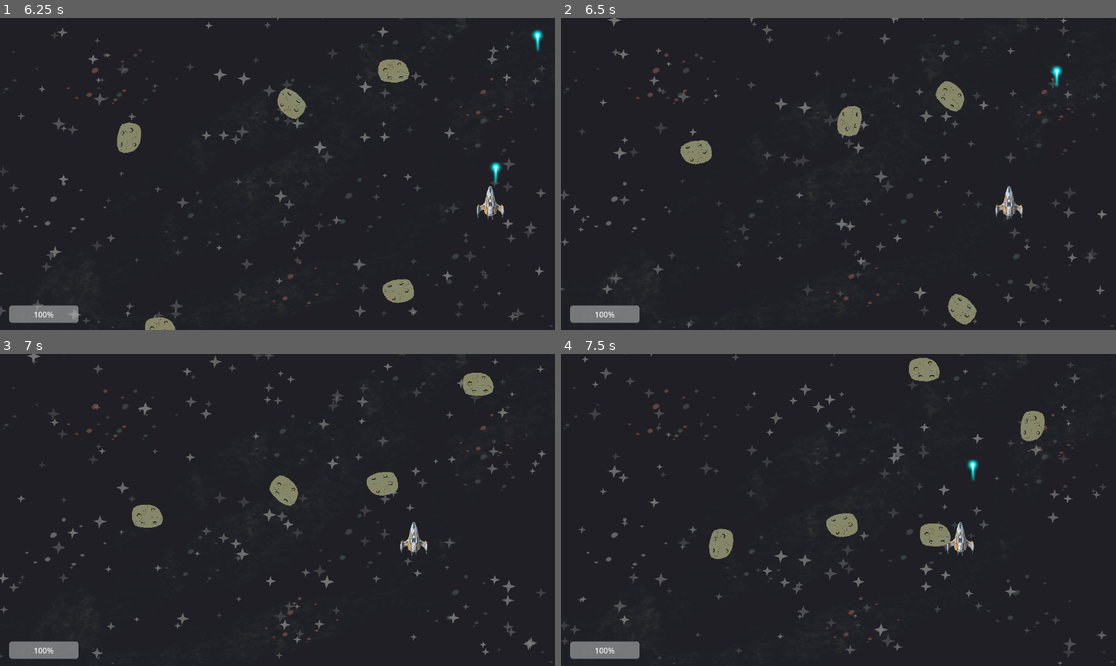
Above: before the commit, frames 1-4 (two rows, left to right).
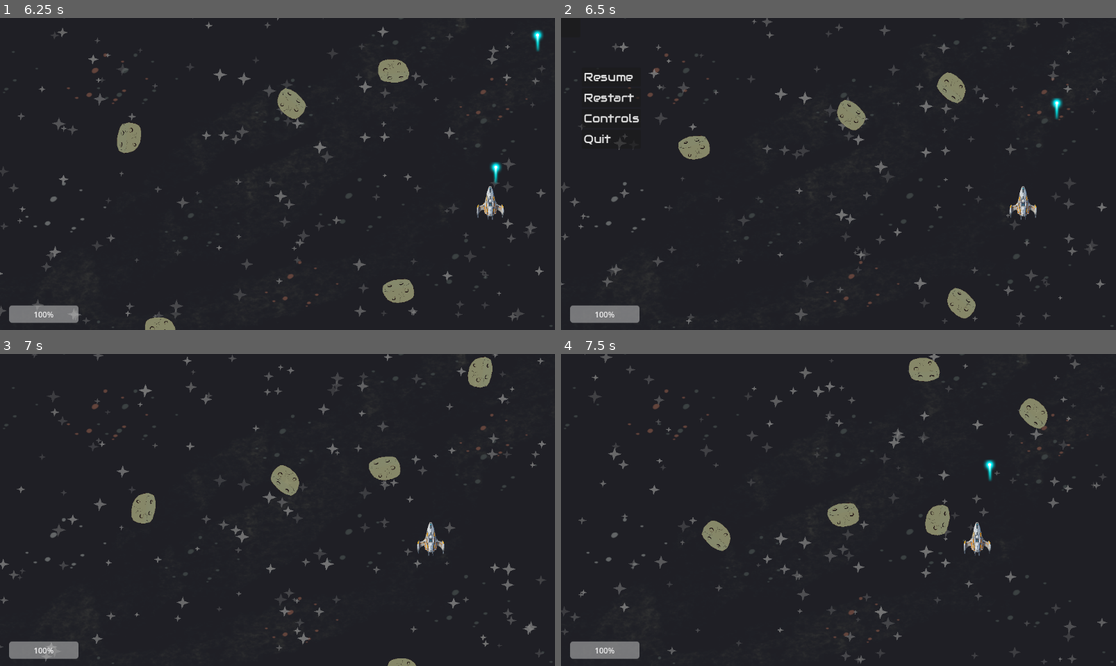
Above: after the commit, the same moments.

Repository: Niarb144/Project-Hermes
Game: Godot game, scene res://Scenes/main_menu.tscn
The game is run twice, just before and just after one commit, with the same random seed, the same clock (stepped at 60 frames per second) and the same inputs. Video files are missing from this copy of the repository; at most half a second of black plays in their place.
Inputs (mouse positions are in pixels of both pictures, inside the frame that each line leads up to):
- Up to frame 1 (6.25 s): click "Controls" at 0.5 s; click "Back <" at 1.25 s; click "PLay" at 2 s; hold Right (move_right) 2.78-3.53 s; hold Space (shoot) 2.78-3.53 s; hold S (move_down) 3.53-4.28 s; tap Space (shoot) at 3.6, 5.1 s; hold Right (move_right) 4.28-5.03 s; hold Space (shoot) 4.28-5.03 s; hold Up (move_up) 5.03-5.78 s; hold Left (move_left) from 5.78 s (still down); hold Space (shoot) from 5.78 s (still down)
- Up to frame 2 (6.5 s): keep holding Left (move_left); keep holding Space (shoot); tap Escape (pause, bound only after the commit) at 6.4 s
- Up to frame 3 (7 s): release Left (move_left) at 6.5 s; release Space (shoot) at 6.5 s; click (49, 413) at 6.5 s, where only the run after the commit has a clickable "Resume"
- Up to frame 4 (7.5 s): hold Left (move_left) from 7.28 s (still down); tap Space (shoot) at 7.35 s

Frame 1 is identical in both runs. In frame 2, 5.2% of the frame differs, in the area x 0-99%, y 0-100%; in frame 3, 5.8%; in frame 4, 5.7%.

Commit message:
Create Pause Menu

Diff:
--- a/Scenes/game_over_ui.gd
+++ b/Scenes/game_over_ui.gd
@@ -11,15 +11,15 @@
 	restart_button.pressed.connect(_on_restart_pressed)
 	quit_button.pressed.connect(_on_quit_pressed)
 
-func show_game_over(killed: int, total: int):
+func show_game_over(progress: float):
 	show()
 	get_tree().paused = true
 
-	progress_bar.max_value = total
-	progress_bar.value = killed
+	var percent := int(progress * 100)
+	progress_bar.max_value = 100
+	progress_bar.value = percent
 
-	var percent := int((killed / float(total)) * 100)
-	progress_label.text = "Objective: %d%% (%d / %d)" % [percent, killed, total]
+	progress_label.text = "Objective: %d%% Complete" % percent
 
 func _on_restart_pressed():
 	get_tree().paused = false
@@ -27,4 +27,4 @@
 	print("Restart Game")
 
 func _on_quit_pressed():
-	get_tree().quit()
+	get_tree().change_scene_to_file("res://Scenes/main_menu.tscn")
--- a/Scenes/level_manager.gd
+++ b/Scenes/level_manager.gd
@@ -23,6 +23,10 @@
 var player_alive := true
 var spawning := false
 var wave_ending := false
+var boss_spawned := false
+var boss_defeated := false
+var game_over := false
+
 
 
 func _ready():
@@ -105,6 +109,9 @@
 # Boss handling
 # --------------------------
 func spawn_boss():
+	boss_spawned = true
+	boss_defeated = false
+
 	var boss = boss_enemy.instantiate()
 	boss.position = Vector2(
 		get_viewport().size.x / 2,
@@ -115,24 +122,39 @@
 
 
 func _on_boss_died():
+	boss_defeated = true
 	level_complete()
-
 
 # --------------------------
 # Player death
 # --------------------------
 func _on_player_died():
 	player_alive = false
+	game_over = true
 	spawning = false
 
 	if game_over_ui:
-		game_over_ui.show_game_over(enemies_killed, enemies_to_kill)
+		game_over_ui.show_game_over(get_level_progress())
 
 	print("GAME OVER")
-
 
 # --------------------------
 # Level complete
 # --------------------------
 func level_complete():
 	print("LEVEL COMPLETE!")
+
+func get_level_progress() -> float:
+	var wave_progress := enemies_killed / float(enemies_to_kill)
+
+	# Clamp safety
+	wave_progress = clamp(wave_progress, 0.0, 1.0)
+
+	var progress := wave_progress * 0.66
+
+	if boss_spawned:
+		if boss_defeated:
+			progress += 0.34
+		# else: boss alive → no extra progress
+
+	return progress
--- /dev/null
+++ b/Scenes/pause_menu.gd
@@ -0,0 +1,48 @@
+extends CanvasLayer
+
+@export var level_manager: Node
+@onready var controls_panel := $Panel/ControlsPanel
+
+func _ready():
+	hide()
+	controls_panel.hide()
+
+func _input(event):
+	if event.is_action_pressed("pause"):
+		toggle_pause()
+		get_viewport().set_input_as_handled()
+
+func toggle_pause():
+	if level_manager and level_manager.game_over:
+		return
+
+	if get_tree().paused:
+		resume()
+	else:
+		pause()
+
+func pause():
+	show()
+	get_tree().paused = true
+
+func resume():
+	hide()
+	controls_panel.hide()
+	get_tree().paused = false
+
+func _on_resume_button_pressed():
+	resume()
+
+func _on_restart_button_pressed():
+	get_tree().paused = false
+	get_tree().reload_current_scene()
+
+func _on_controls_button_pressed():
+	controls_panel.show()
+
+func _on_back_button_pressed():
+	controls_panel.hide()
+
+func _on_quit_button_pressed():
+	get_tree().paused = false
+	get_tree().change_scene_to_file("res://Scenes/main_menu.tscn")
--- /dev/null
+++ b/Scenes/pause_menu.tscn
@@ -0,0 +1,90 @@
+[gd_scene load_steps=4 format=3 uid="uid://bk4ov78wur0xf"]
+
+[ext_resource type="Script" uid="uid://dugk2dkbsmcfe" path="res://Scenes/pause_menu.gd" id="1_1och7"]
+[ext_resource type="FontFile" uid="uid://75i2xeboijlb" path="res://Assets/Fonts/Audiowide-Regular.ttf" id="2_bpi0q"]
+[ext_resource type="Texture2D" uid="uid://bjaa8sb267c3f" path="res://Assets/Environment/background.png" id="3_vmyb1"]
+
+[node name="PauseMenu" type="CanvasLayer"]
+process_mode = 1
+script = ExtResource("1_1och7")
+
+[node name="Panel" type="Panel" parent="."]
+process_mode = 3
+offset_right = 40.0
+offset_bottom = 40.0
+
+[node name="VBoxContainer" type="VBoxContainer" parent="Panel"]
+layout_mode = 0
+offset_left = 43.0
+offset_top = 103.0
+offset_right = 83.0
+offset_bottom = 147.0
+
+[node name="ResumeButton" type="Button" parent="Panel/VBoxContainer"]
+layout_mode = 2
+theme_override_fonts/font = ExtResource("2_bpi0q")
+theme_override_font_sizes/font_size = 24
+text = "Resume"
+alignment = 0
+
+[node name="RestartButton" type="Button" parent="Panel/VBoxContainer"]
+layout_mode = 2
+theme_override_fonts/font = ExtResource("2_bpi0q")
+theme_override_font_sizes/font_size = 24
+text = "Restart
+"
+alignment = 0
+
+[node name="ControlsButton" type="Button" parent="Panel/VBoxContainer"]
+layout_mode = 2
+theme_override_fonts/font = ExtResource("2_bpi0q")
+theme_override_font_sizes/font_size = 24
+text = "Controls"
+
+[node name="QuitButton" type="Button" parent="Panel/VBoxContainer"]
+layout_mode = 2
+theme_override_fonts/font = ExtResource("2_bpi0q")
+theme_override_font_sizes/font_size = 24
+text = "Quit"
+alignment = 0
+
+[node name="ControlsPanel" type="Panel" parent="Panel"]
+layout_mode = 0
+offset_left = 328.0
+offset_top = 148.0
+offset_right = 368.0
+offset_bottom = 188.0
+
+[node name="Sprite2D" type="Sprite2D" parent="Panel/ControlsPanel"]
+position = Vector2(288, 153)
+scale = Vector2(0.32, 0.2)
+texture = ExtResource("3_vmyb1")
+
+[node name="Label" type="Label" parent="Panel/ControlsPanel"]
+layout_mode = 0
+offset_right = 40.0
+offset_bottom = 23.0
+theme_override_fonts/font = ExtResource("2_bpi0q")
+theme_override_font_sizes/font_size = 32
+text = "MOVE        → WASD / Arrow Keys
+
+SHOOT       → Space
+
+PAUSE       → Esc"
+
+[node name="BackButton" type="Button" parent="Panel/ControlsPanel"]
+layout_mode = 0
+offset_left = 11.0
+offset_top = 254.0
+offset_right = 19.0
+offset_bottom = 262.0
+theme_override_fonts/font = ExtResource("2_bpi0q")
+theme_override_font_sizes/font_size = 24
+text = "Back <"
+alignment = 0
+
+[connection signal="pressed" from="Panel/VBoxContainer/ResumeButton" to="." method="_on_resume_button_pressed"]
+[connection signal="pressed" from="Panel/VBoxContainer/RestartButton" to="." method="_on_restart_button_pressed"]
+[connection signal="pressed" from="Panel/VBoxContainer/ControlsButton" to="." method="_on_controls_button_pressed"]
+[connection signal="pressed" from="Panel/VBoxContainer/QuitButton" to="." method="_on_quit_button_pressed"]
+[connection signal="pressed" from="Panel/ControlsPanel/BackButton" to="." method="_on_back_button_pressed"]
--- a/Scenes/world.tscn
+++ b/Scenes/world.tscn
@@ -6,6 +6,7 @@
 [ext_resource type="PackedScene" uid="uid://bj155npdqbgjm" path="res://Scenes/enemy_spawner.tscn" id="5_fo5ed"]
 [ext_resource type="PackedScene" uid="uid://bwadn886h2j3n" path="res://Scenes/level_manager.tscn" id="6_5ukr8"]
 [ext_resource type="PackedScene" uid="uid://ba2ibyjwtghn3" path="res://Scenes/hud.tscn" id="6_o06y3"]
+[ext_resource type="PackedScene" uid="uid://bk4ov78wur0xf" path="res://Scenes/pause_menu.tscn" id="7_k7acu"]
 [ext_resource type="PackedScene" uid="uid://s5d24gt1pmvx" path="res://Scenes/game_over_ui.tscn" id="7_o06y3"]
 
 [node name="World" type="Node2D"]
@@ -30,4 +31,6 @@
 
 [node name="HUD" parent="." instance=ExtResource("6_o06y3")]
 
+[node name="PauseMenu" parent="." instance=ExtResource("7_k7acu")]
+
 [node name="GameOverUI" parent="." instance=ExtResource("7_o06y3")]
--- a/project.godot
+++ b/project.godot
@@ -46,6 +46,11 @@
 "events": [Object(InputEventKey,"resource_local_to_scene":false,"resource_name":"","device":-1,"window_id":0,"alt_press …(191 unchanged characters)…
 ]
 }
+pause={
+"deadzone": 0.2,
+"events": [Object(InputEventKey,"resource_local_to_scene":false,"resource_name":"","device":-1,"window_id":0,"alt_pressed":false,"shift_pressed":false,"ctrl_pressed":false,"meta_pressed":false,"pressed":false,"keycode":0,"physical_keycode":4194305,"key_label":0,"unicode":0,"location":0,"echo":false,"script":null)
+]
+}
 
 [rendering]
 
Not shown, added: Scenes/pause_menu.gd.uid
Not shown: 1 places in Scenes/world.tscn that only renumber resources
